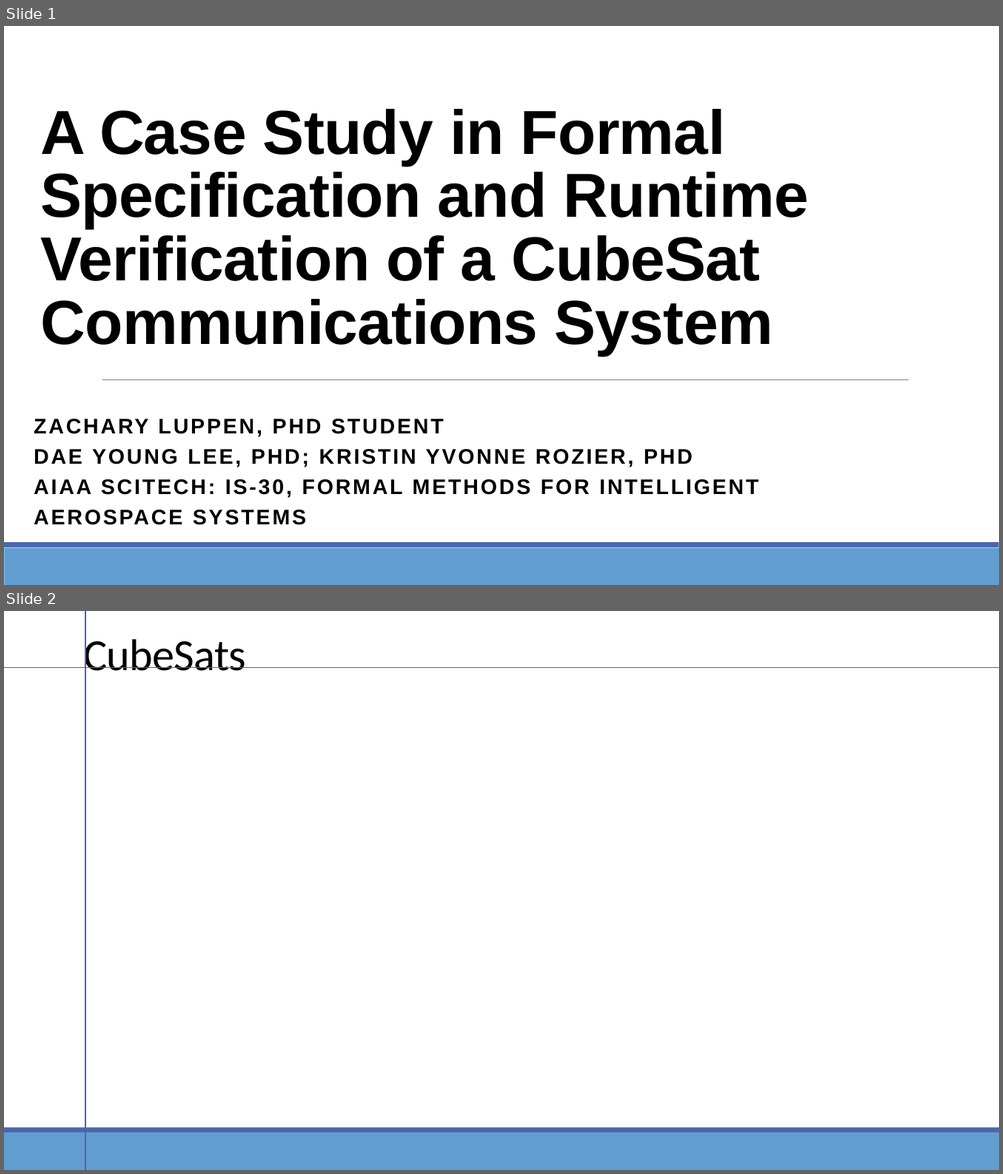
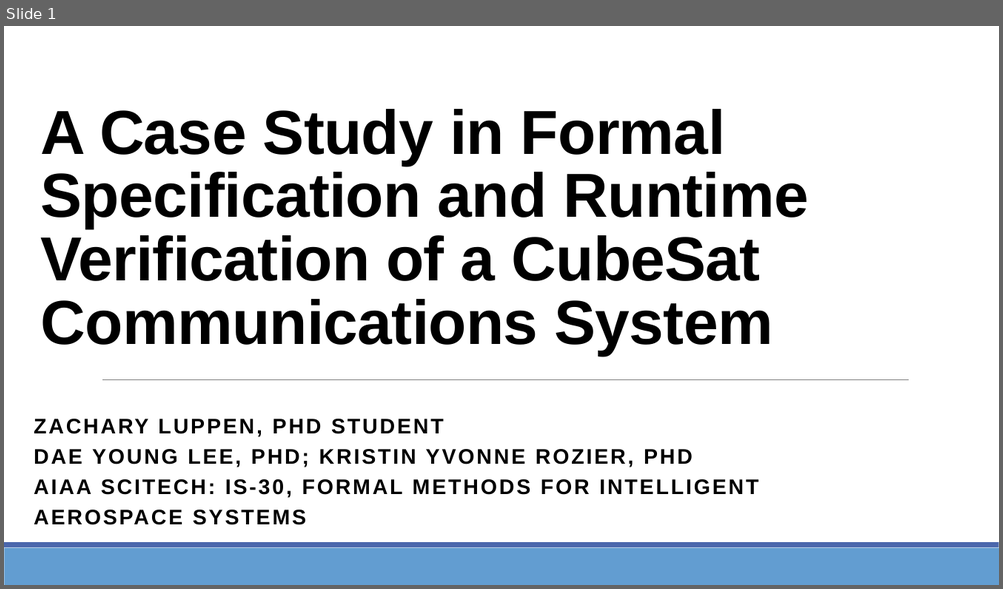
Before and after one commit to daylee/Satellite_Telemetry, a slide deck: Presentations/AIAASciTechPresentation.pptx. Shown one above the other, each under a label of ours: slides 1 and 2 before the commit, slide 1 after it. The pictures are 1003x1174 and 1003x589 pixels, drawn with LibreOffice and Linux fonts; fonts in the diff are those of the drawing. Boxes give left, top, right and bottom in pixels: in the first picture for what was removed or moved away, otherwise in the second. Text is boxed around its words. In the diff, an @@ line names an element or a change of style, - is before the commit and + after.

```diff
--- a/Presentations/AIAASciTechPresentation.pptx
+++ b/Presentations/AIAASciTechPresentation.pptx
@@ slide 2 removed at (4, 611, 999, 1170), background #FFFFFF; not listed: 2 template elements that a slide beside it also shows @@
@@ line removed from (85, 611) to (85, 1170) @@
@@ title removed at (84, 633, 247, 681) @@
-CubeSats
@@ line removed from (4, 668) to (999, 668) @@
@@ rectangle removed at (4, 732, 999, 754) @@
@@ line removed from (102, 753) to (915, 753) @@
```
Also in this commit, not shown: 2 slides changed, 6 slides added, 1 other slide removed.
